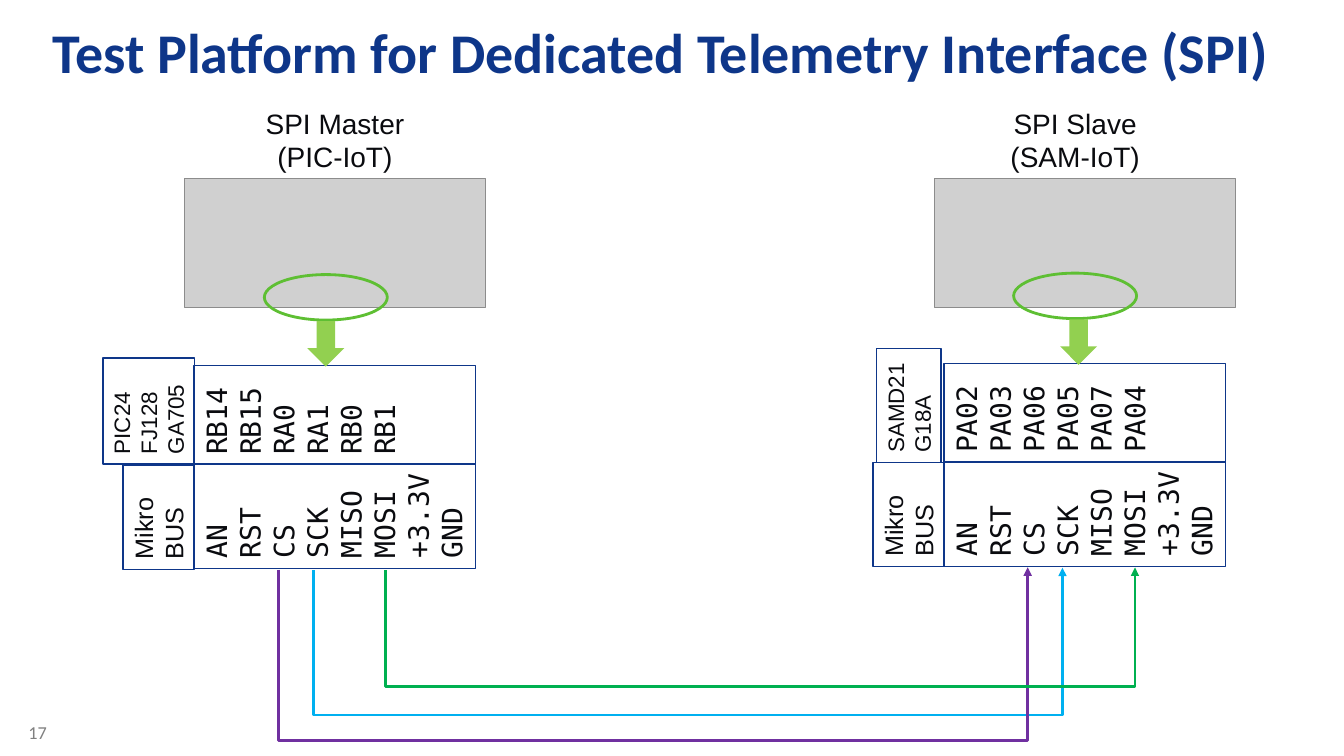
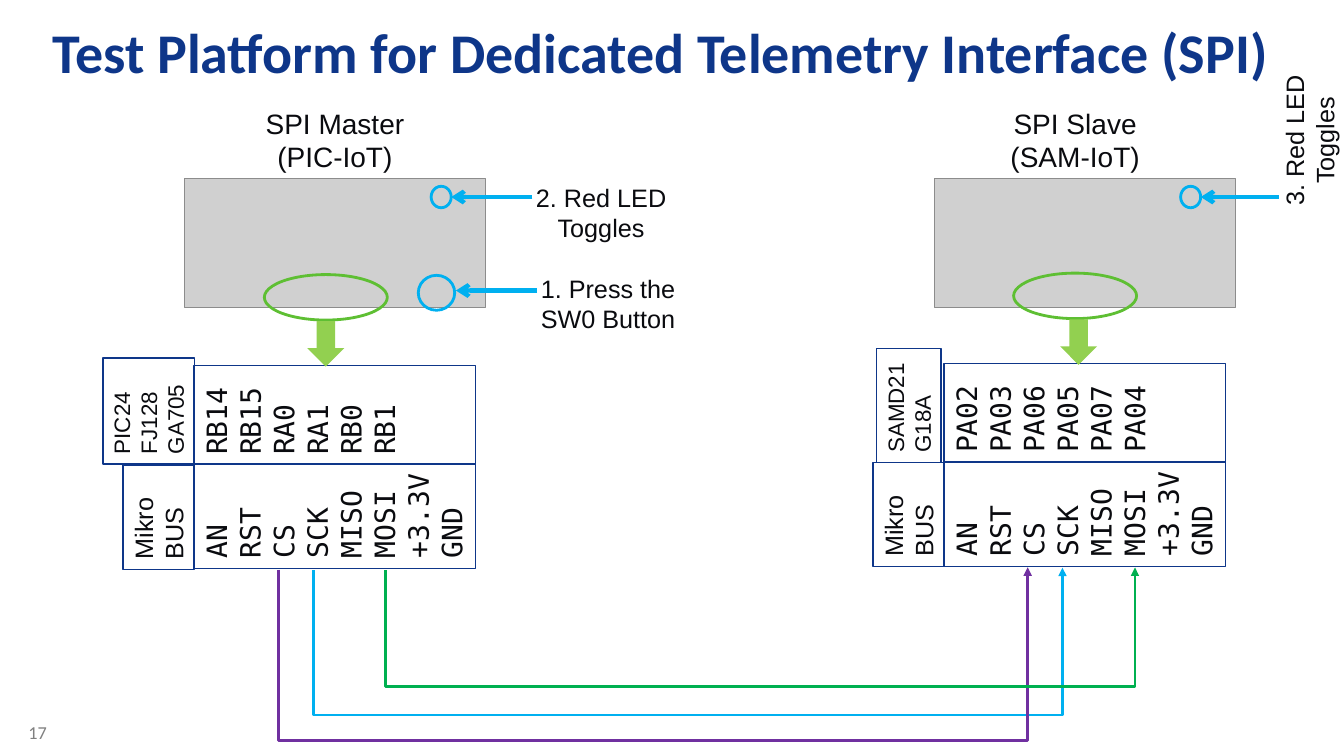
Before and after one commit to Azure-Samples/Microchip-SAM-IoT-Wx, a slide deck: slide 17 of AO-Smith-MSFT-MCHP-r6.pptx. Drawn at 1344x756 pixels with LibreOffice and Linux fonts; fonts in the diff are those of the drawing; grey boxes stand for pictures; background and template pictures are left out. Boxes give left, top, right and bottom in pixels: in the first picture for what was removed or moved away, otherwise in the second. Text is boxed around its words. In the diff, an @@ line names an element or a change of style, - is before the commit and + after.

Commit message:
Dedicated Telemetry Interface (DTI)
Added the new "FRAME" software module to implement the DTI using SERCOM0 configured for SPI Slave mode.  The received data frame (maximum payload of 1KB) is buffered and then parsed into the global data structure APP_rxDataFrame which contains 4 fields (command, index, payload length, and pointer to the beginning of the payload array).

```diff
--- a/AO-Smith-MSFT-MCHP-r6.pptx
+++ b/AO-Smith-MSFT-MCHP-r6.pptx
@@ text added at box(1281, 79, 1339, 204), 18 pt, text #0A0B0F @@
+3. Red LED Toggles
@@ ellipse added at box(432, 187, 452, 208), outline #00B0F0 2 pt @@
@@ arrow added from (532, 197) to (452, 197), #00B0F0 3 pt @@
@@ text added at box(536, 188, 666, 243), 18 pt, text #0A0B0F @@
+2. Red LED Toggles
@@ ellipse added at box(1181, 187, 1201, 208), outline #00B0F0 2 pt @@
@@ arrow added from (1278, 197) to (1201, 197), #00B0F0 3 pt @@
@@ ellipse added at box(418, 275, 455, 311), outline #00B0F0 2 pt @@
@@ arrow added from (537, 290) to (456, 290), #00B0F0 3 pt @@
@@ text added at box(541, 279, 675, 329), 18 pt, text #0A0B0F @@
+1. Press the SW0 Button
```
Also in this commit, not shown: 17 other files.
